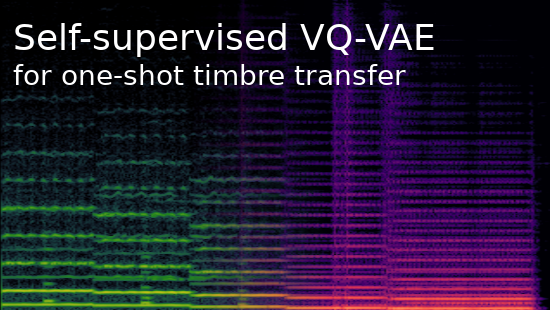
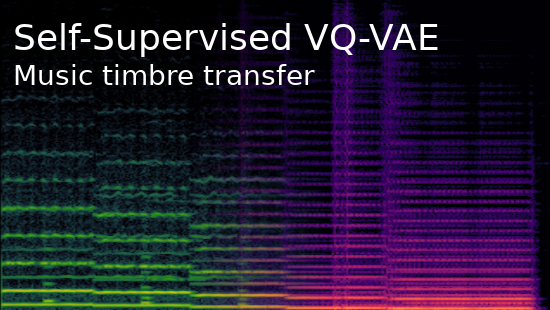
Before/after of a w=550, h=310 layered artwork. What changed in the layer stack:
renamed "Self-supervised VQ-VAE ..." to "Self-Supervised VQ-VAE ...", painted on it over [13, 23, 438, 85]
